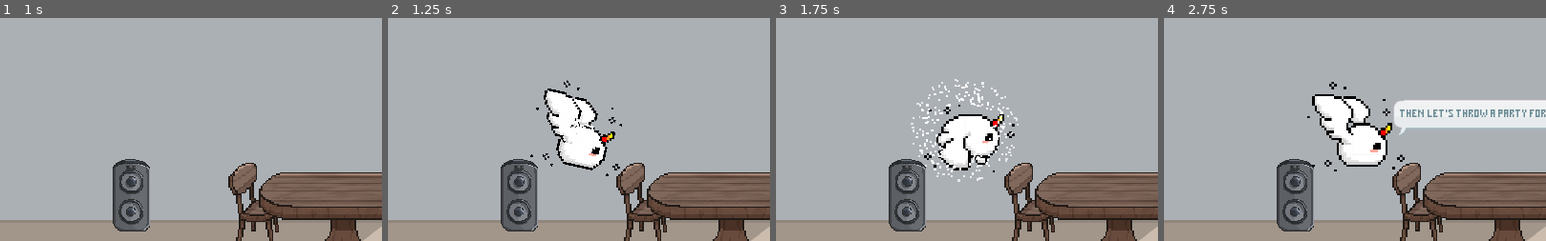
Above: before the commit, frames 1-4 (left to right).
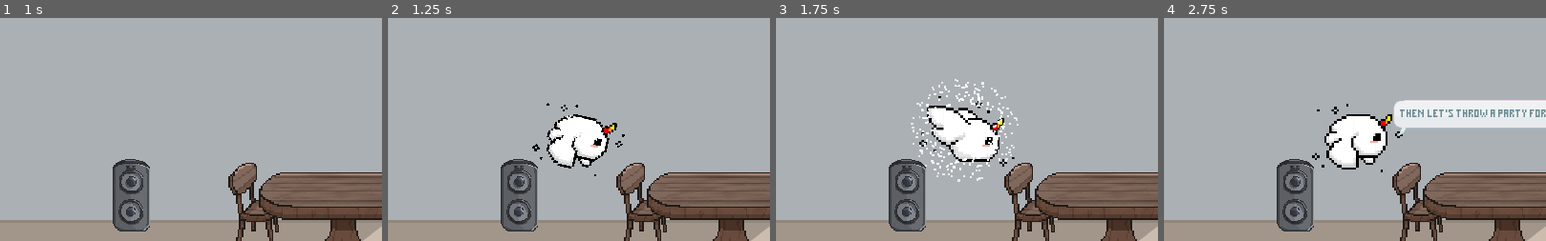
Above: after the commit, the same moments.

Repository: zeskysee/we-missed-party
Game: Godot game, scene res://opening.tscn
The game is run twice, just before and just after one commit, with the same random seed, the same clock (stepped at 60 frames per second) and the same inputs.
Inputs (mouse positions are % of the whole screen's width and height, from its top left):
- Up to frame 1 (1 s): tap Enter at 0.5 s; move the mouse to (72, 45) at 0.52 s; hold D (move_right) from 0.53 s (still down); hold Space (interact) from 0.53 s (still down); click (72, 45) at 0.67 s; tap W (jump) at 0.77 s
- Up to frame 2 (1.25 s): keep holding D (move_right); keep holding Space (interact)
- Up to frame 3 (1.75 s): keep holding D (move_right); move the mouse to (30, 55) at 1.27 s; release Space (interact) at 1.28 s; tap Space (interact) at 1.35 s; tap W (jump) at 1.52 s
- Up to frame 4 (2.75 s): move the mouse to (60, 28) at 2.02 s; release D (move_right) at 2.03 s; hold A (move_left) from 2.03 s (still down); hold Space (interact) from 2.03 s (still down)
The pictures show only the part of the screen within x 2-52%, y 37-87%; the shares and areas given below are measured in that part.

Frame 1 is identical in both runs. In frame 2, 3.5% of the frame differs, in the area x 37-62%, y 27-71%; in frame 3, 2.5%; in frame 4, 4.0%, in the area x 37-63%, y 28-70%.

Commit message:
Fix skip instruction x position

Diff:
--- a/party_house.tscn
+++ b/party_house.tscn
@@ -1034,9 +1034,6 @@
 [node name="MagicMonster" parent="." instance=ExtResource( 4 )]
 position = Vector2( 278, 370 )
 
-[node name="AnimatedSprite" parent="MagicMonster/Rescale" index="0"]
-frame = 0
-
 [node name="FirstSpeech" parent="MagicMonster" index="6"]
 position = Vector2( 53.9995, -42 )
 
--- a/ui/skip_instruction.tscn
+++ b/ui/skip_instruction.tscn
@@ -6,39 +6,39 @@
 [sub_resource type="Animation" id=1]
 length = 0.001
 tracks/0/type = "bezier"
-tracks/0/path = NodePath("Instruction:rect_position:x")
-tracks/0/interp = 1
-tracks/0/loop_wrap = true
-tracks/0/imported = false
-tracks/0/enabled = true
-tracks/0/keys = {
-"points": PoolRealArray( 512, -0.25, 0, 0.25, 0 ),
-"times": PoolRealArray( 0 )
-}
-tracks/1/type = "bezier"
-tracks/1/path = NodePath("Instruction:rect_position:y")
+tracks/0/path = NodePath("Instruction:rect_position:y")
+tracks/0/interp = 1
+tracks/0/loop_wrap = true
+tracks/0/imported = false
+tracks/0/enabled = true
+tracks/0/keys = {
+"points": PoolRealArray( -75, -0.25, 0, 0.25, 0 ),
+"times": PoolRealArray( 0 )
+}
+tracks/1/type = "value"
+tracks/1/path = NodePath("Instruction/GlowRect:modulate")
 tracks/1/interp = 1
 tracks/1/loop_wrap = true
 tracks/1/imported = false
 tracks/1/enabled = true
 tracks/1/keys = {
-"points": PoolRealArray( -75, -0.25, 0, 0.25, 0 ),
-"times": PoolRealArray( 0 )
-}
-tracks/2/type = "value"
-tracks/2/path = NodePath("Instruction/GlowRect:modulate")
+"times": PoolRealArray( 0 ),
+"transitions": PoolRealArray( 1 ),
+"update": 0,
+"values": [ Color( 1, 1, 1, 0 ) ]
+}
+tracks/2/type = "bezier"
+tracks/2/path = NodePath("Instruction/GlowRect:rect_scale:x")
 tracks/2/interp = 1
 tracks/2/loop_wrap = true
 tracks/2/imported = false
 tracks/2/enabled = true
 tracks/2/keys = {
-"times": PoolRealArray( 0 ),
-"transitions": PoolRealArray( 1 ),
-"update": 0,
-"values": [ Color( 1, 1, 1, 0 ) ]
+"points": PoolRealArray( 1, -0.25, 0, 0.25, 0 ),
+"times": PoolRealArray( 0 )
 }
 tracks/3/type = "bezier"
-tracks/3/path = NodePath("Instruction/GlowRect:rect_scale:x")
+tracks/3/path = NodePath("Instruction/GlowRect:rect_scale:y")
 tracks/3/interp = 1
 tracks/3/loop_wrap = true
 tracks/3/imported = false
@@ -48,7 +48,7 @@
 "times": PoolRealArray( 0 )
 }
 tracks/4/type = "bezier"
-tracks/4/path = NodePath("Instruction/GlowRect:rect_scale:y")
+tracks/4/path = NodePath("Instruction:rect_scale:x")
 tracks/4/interp = 1
 tracks/4/loop_wrap = true
 tracks/4/imported = false
@@ -58,22 +58,12 @@
 "times": PoolRealArray( 0 )
 }
 tracks/5/type = "bezier"
-tracks/5/path = NodePath("Instruction:rect_scale:x")
+tracks/5/path = NodePath("Instruction:rect_scale:y")
 tracks/5/interp = 1
 tracks/5/loop_wrap = true
 tracks/5/imported = false
 tracks/5/enabled = true
 tracks/5/keys = {
-"points": PoolRealArray( 1, -0.25, 0, 0.25, 0 ),
-"times": PoolRealArray( 0 )
-}
-tracks/6/type = "bezier"
-tracks/6/path = NodePath("Instruction:rect_scale:y")
-tracks/6/interp = 1
-tracks/6/loop_wrap = true
-tracks/6/imported = false
-tracks/6/enabled = true
-tracks/6/keys = {
 "points": PoolRealArray( 1, -0.25, 0, 0.25, 0 ),
 "times": PoolRealArray( 0 )
 }
@@ -139,22 +129,12 @@
 resource_name = "hide"
 length = 0.5
 tracks/0/type = "bezier"
-tracks/0/path = NodePath("Instruction:rect_position:x")
-tracks/0/interp = 1
-tracks/0/loop_wrap = true
-tracks/0/imported = false
-tracks/0/enabled = true
-tracks/0/keys = {
-"points": PoolRealArray( 512, -0.25, 0, 0.25, 0, 512, -0.25, 0, 0.25, 0 ),
-"times": PoolRealArray( 0, 0.5 )
-}
-tracks/1/type = "bezier"
-tracks/1/path = NodePath("Instruction:rect_position:y")
-tracks/1/interp = 1
-tracks/1/loop_wrap = true
-tracks/1/imported = false
-tracks/1/enabled = true
-tracks/1/keys = {
+tracks/0/path = NodePath("Instruction:rect_position:y")
+tracks/0/interp = 1
+tracks/0/loop_wrap = true
+tracks/0/imported = false
+tracks/0/enabled = true
+tracks/0/keys = {
 "points": PoolRealArray( 0, -0.25, 0, 0.25, 0, -75, -0.25, 0, 0.25, 0 ),
 "times": PoolRealArray( 0, 0.5 )
 }
@@ -163,22 +143,12 @@
 resource_name = "show"
 length = 0.5
 tracks/0/type = "bezier"
-tracks/0/path = NodePath("Instruction:rect_position:x")
-tracks/0/interp = 1
-tracks/0/loop_wrap = true
-tracks/0/imported = false
-tracks/0/enabled = true
-tracks/0/keys = {
-"points": PoolRealArray( 512, -0.25, 0, 0.25, 0, 512, -0.25, 0, 0.25, 0 ),
-"times": PoolRealArray( 0, 0.5 )
-}
-tracks/1/type = "bezier"
-tracks/1/path = NodePath("Instruction:rect_position:y")
-tracks/1/interp = 1
-tracks/1/loop_wrap = true
-tracks/1/imported = false
-tracks/1/enabled = true
-tracks/1/keys = {
+tracks/0/path = NodePath("Instruction:rect_position:y")
+tracks/0/interp = 1
+tracks/0/loop_wrap = true
+tracks/0/imported = false
+tracks/0/enabled = true
+tracks/0/keys = {
 "points": PoolRealArray( -75, -0.25, 0, 0.25, 0, 0, -0.25, 0, 0.25, 0 ),
 "times": PoolRealArray( 0, 0.5 )
 }
@@ -226,9 +196,7 @@
 [node name="Instruction" type="Control" parent="."]
 anchor_left = 0.5
 anchor_right = 0.5
-margin_left = 512.0
 margin_top = -75.0
-margin_right = 512.0
 margin_bottom = -75.0
 grow_horizontal = 2
 grow_vertical = 2
